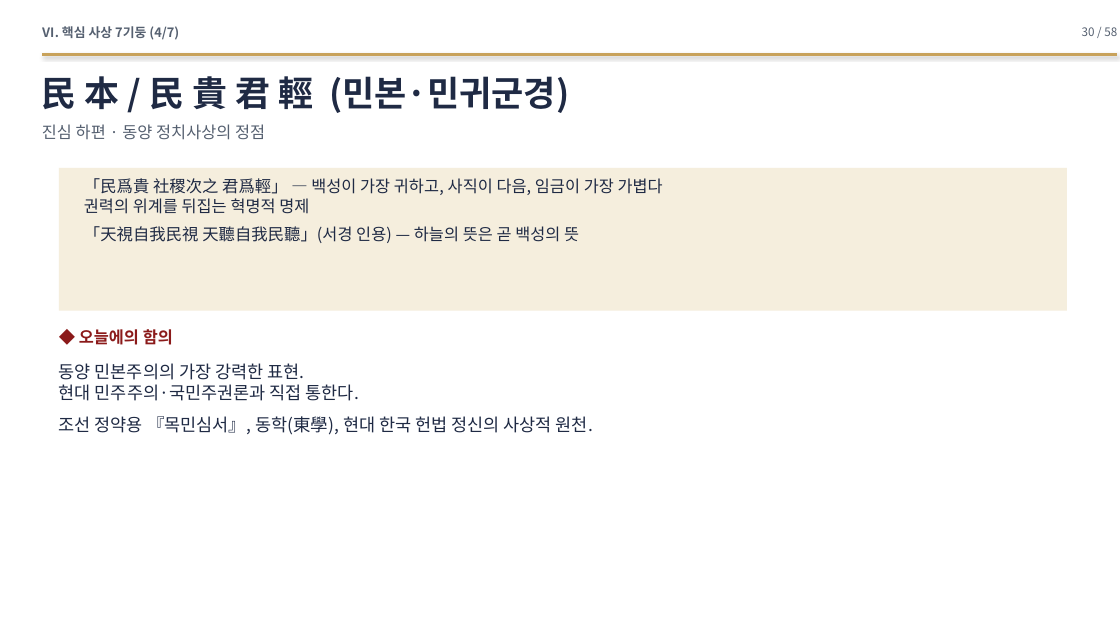
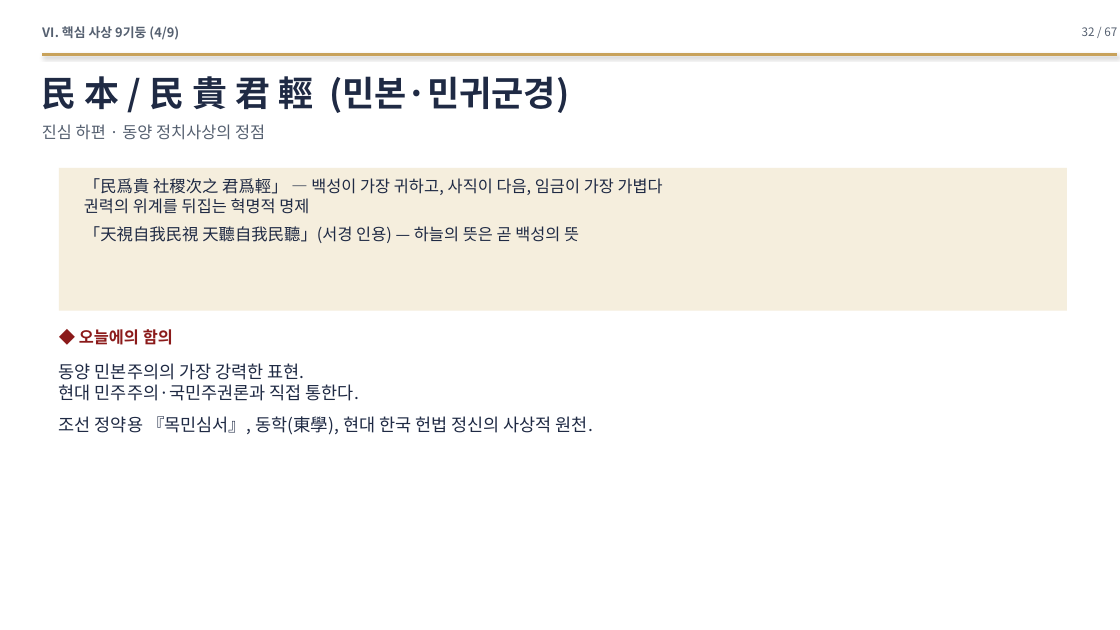
Before and after one commit to hpark1947/Oriental-Classics2, a slide deck: slide 32 of 발표자료/맹자_발표자료.pptx (slide 30 before the commit). Drawn at 1120x630 pixels with LibreOffice and Linux fonts; fonts in the diff are those of the drawing. Boxes give left, top, right and bottom in pixels: in the first picture for what was removed or moved away, otherwise in the second. Text is boxed around its words. In the diff, an @@ line names an element or a change of style, - is before the commit and + after.

```diff
--- a/발표자료/맹자_발표자료.pptx
+++ b/발표자료/맹자_발표자료.pptx
@@ text at (42, 26, 179, 40): text changed @@
-Ⅵ. 핵심 사상 7기둥 (4/7)
+Ⅵ. 핵심 사상 9기둥 (4/9)
@@ text at (1082, 27, 1117, 36): text changed @@
-30 / 58
+32 / 67
```
Also in this commit, not shown: 55 other slides changed, 9 slides added, 1 other file.
